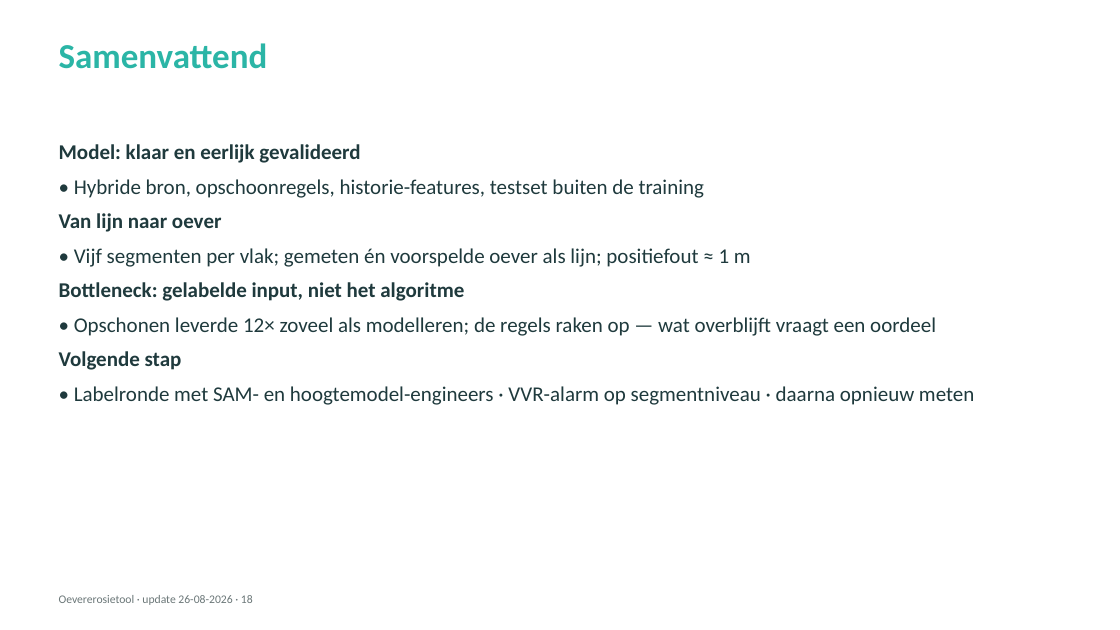
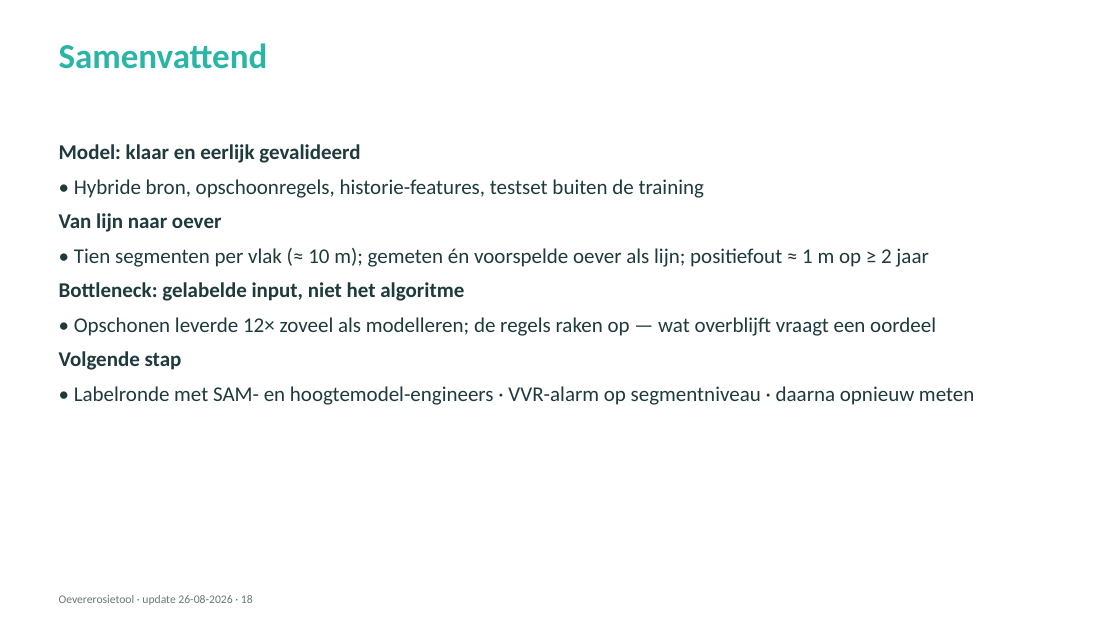
Before and after one commit to HAL24K/wocu-oevererosie, a slide deck: slide 18 of docs/presentations/20260826_update_v2.pptx. Drawn at 1120x630 pixels with LibreOffice and Linux fonts; fonts in the diff are those of the drawing. Boxes give left, top, right and bottom in pixels: in the first picture for what was removed or moved away, otherwise in the second. Text is boxed around its words. In the diff, an @@ line names an element or a change of style, - is before the commit and + after.

```diff
--- a/docs/presentations/20260826_update_v2.pptx
+++ b/docs/presentations/20260826_update_v2.pptx
@@ text at bbox=[74, 248, 928, 267]: text changed @@
-• Vijf segmenten per vlak; gemeten én voorspelde oever als lijn; positiefout ≈ 1 m
+• Tien segmenten per vlak (≈ 10 m); gemeten én voorspelde oever als lijn; positiefout ≈ 1 m op ≥ 2 jaar
```
Also in this commit, not shown: 5 other slides changed, 6 other files.
